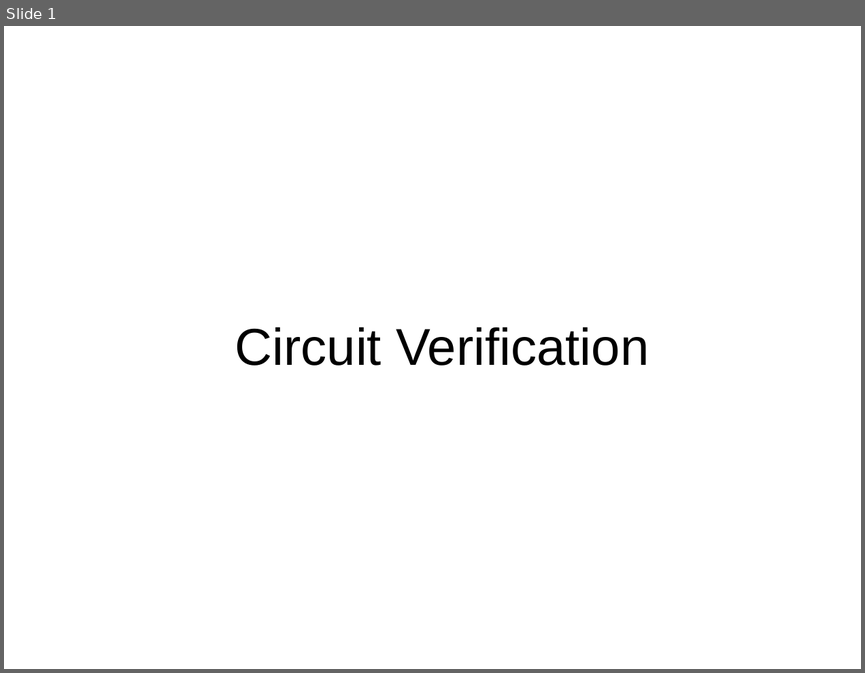
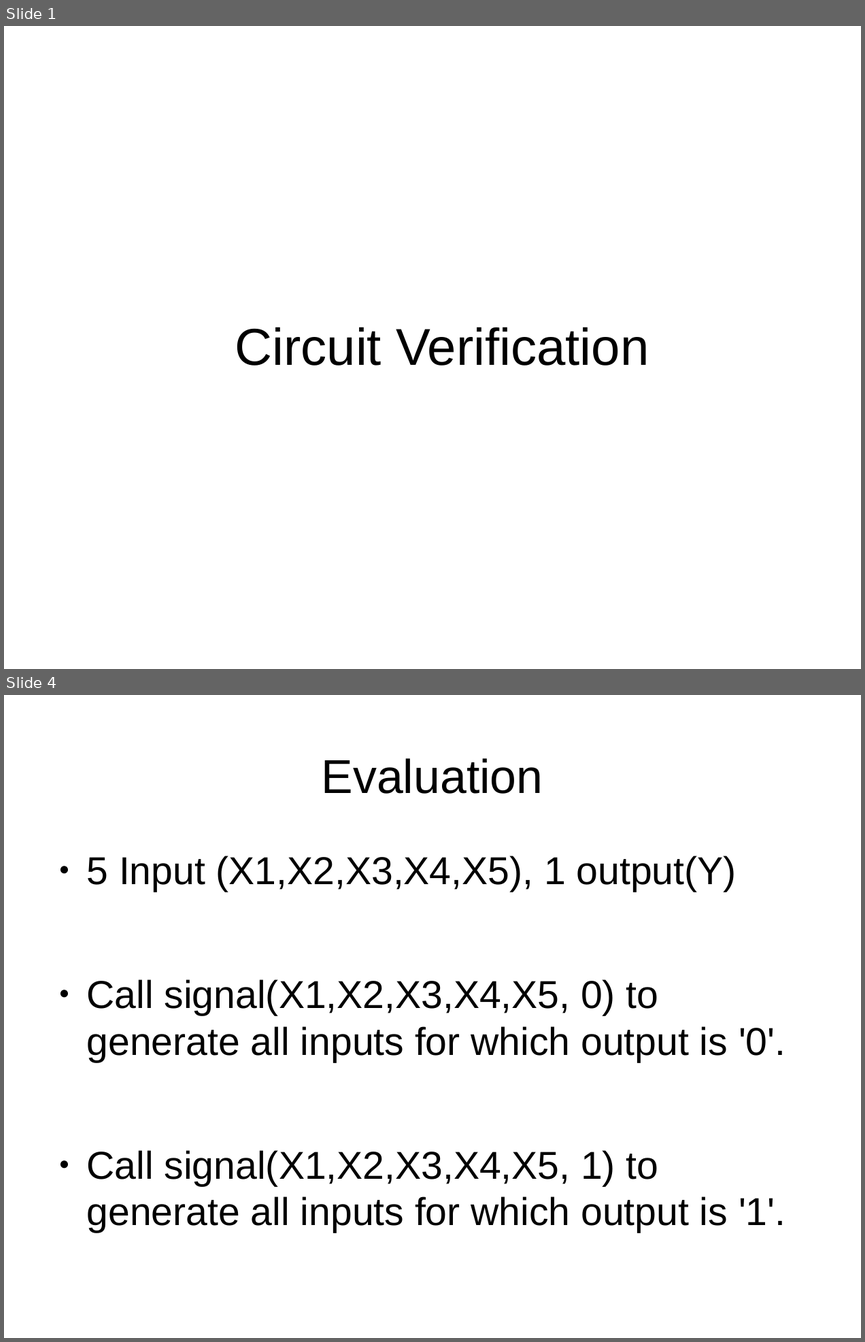
Before and after one commit to gargsanchit31/AI_Lab, a slide deck: prolog/Circuit Verification.odp. Shown one above the other, each under a label of ours: slide 1 before the commit, slides 1 and 4 after it; the slides between them are not shown. The pictures are 865x673 and 865x1342 pixels, drawn with LibreOffice and Linux fonts; fonts in the diff are those of the drawing. Boxes give left, top, right and bottom in pixels: in the first picture for what was removed or moved away, otherwise in the second. Text is boxed around its words. In the diff, an @@ line names an element or a change of style, - is before the commit and + after.

```diff
--- a/prolog/Circuit Verification.odp
+++ b/prolog/Circuit Verification.odp
@@ slide 4 added at box(4, 695, 861, 1338), background #FFFFFF @@
@@ title added at box(322, 758, 543, 794), 44 pt, text #000000 @@
+Evaluation
@@ text added at box(86, 855, 785, 1232), 36 pt, text #000000 @@
+● 5 Input (X1,X2,X3,X4,X5), 1 output(Y)
+● Call signal(X1,X2,X3,X4,X5, 0) to generate all inputs for which output is '0'.
+● Call signal(X1,X2,X3,X4,X5, 1) to generate all inputs for which output is '1'.
```
Also in this commit, not shown: 2 slides changed, 2 other slides added, 1 slide removed.
